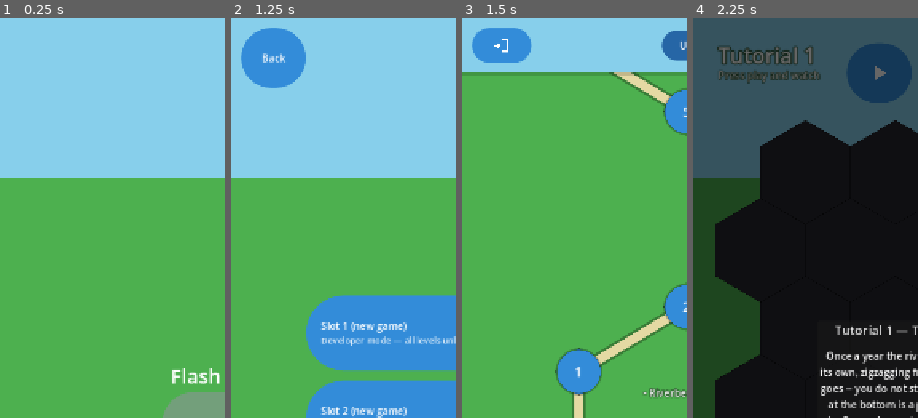
Above: before the commit, frames 1-4 (left to right).
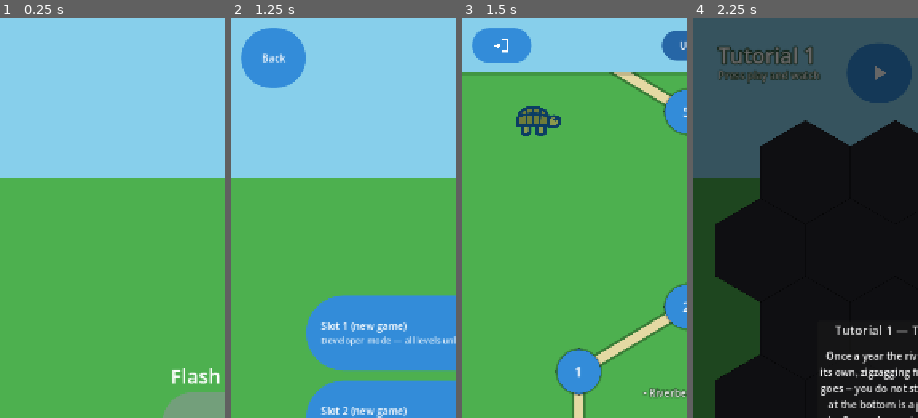
Above: after the commit, the same moments.

Repository: jitternoise/sunny_balcony
Game: Godot game, scene res://scenes/MainMenu.tscn
The game is run twice, just before and just after one commit, with the same random seed, the same clock (stepped at 60 frames per second) and the same inputs.
Inputs (mouse positions are % of the whole screen's width and height, from its top left):
- Up to frame 1 (0.25 s): no input
- Up to frame 2 (1.25 s): click "New Game" at 0.5 s
- Up to frame 3 (1.5 s): click (50, 39) at 1.25 s
- Up to frame 4 (2.25 s): click "T1" at 2 s
The pictures show only the part of the screen within x 0-50%, y 0-50%; the shares and areas given below are measured in that part.

Frames 1-2 are identical in both runs. In frame 3, 1.1% of the frame differs, in the area x 24-44%, y 22-30%; in frame 4, nothing differs.

Commit message:
Stand each band's animal beside the Level Select trail
One per band at its fifth level, on the side the trail swings away from,
standing until the band's ten levels are done and drinking after.
Decoration only. VerifyLevelMap grows to 155 checks.

Co-Authored-By: Claude Opus 5 <noreply@anthropic.com>

Diff:
--- a/game/scripts/ui/LevelSelect.gd
+++ b/game/scripts/ui/LevelSelect.gd
@@ -182,6 +182,11 @@
 const GROUP_GAP := 84.0 # extra room inserted where a new chapter begins
 const NODE_AMPLITUDE := 200.0 # how far the trail swings either side of centre
 const NODE_PHASE := PI / 3.0
+## The band's animal (Characters) stands beside the trail at the middle of
+## its ten levels, on the side the trail is swinging away from, this far
+## from the centre as a fraction of the map's width, and this big.
+const ANIMAL_OFFSET := 0.32
+const ANIMAL_SIZE := 96.0
 ## The design width the trail was laid out against. Under
 ## stretch/aspect=expand the logical viewport is at least this wide and can
 ## be wider (a 4:3 tablet, an unfolded foldable), so the live width is read
@@ -432,6 +437,18 @@
 		map_root.add_child(_build_group_label(
 			entry["name"], content_height - entry["offset"]))
 
+	# One animal per band, at the band's middle level, standing until the
+	# band's ten levels are all done and drinking after. Built here rather
+	# than once because the whole map is rebuilt from scratch above.
+	for k in range(Backdrop.PALETTES.size()):
+		@warning_ignore("integer_division")
+		var mid_slot := slot_of_level(k * Backdrop.DECADE + Backdrop.DECADE / 2)
+		var side := -signf(sin(mid_slot * NODE_PHASE))
+		if side == 0.0:
+			side = 1.0
+		map_root.add_child(_build_band_animal(k, Vector2(
+			_map_left + _map_width * (0.5 + ANIMAL_OFFSET * side), points[mid_slot].y)))
+
 	# Where the view opens. A brand-new save should land on the tutorial
 	# rather than on level 1 -- which is unlocked from the very first launch
 	# and would otherwise always win this.
@@ -553,6 +570,40 @@
 	return button
 
 
+## The band's animal(s) on the map, centred on `center`: one TextureRect
+## per animal at the pool, side by side, drinking once every level of the
+## band is complete and standing until then. Decoration only -- it takes
+## no input, so VerifyTouchTargets has nothing to measure.
+func _build_band_animal(band: int, center: Vector2) -> Control:
+	var slugs: Array = Characters.CAST[band]["slugs"]
+	var pose := 4 if _band_complete(band) else 2
+	var group := Control.new()
+	group.name = "animal_%d" % band
+	group.mouse_filter = Control.MOUSE_FILTER_IGNORE
+	group.size = Vector2(ANIMAL_SIZE * slugs.size(), ANIMAL_SIZE)
+	group.position = center - group.size * 0.5
+	for i in range(slugs.size()):
+		var sprite := TextureRect.new()
+		sprite.name = "sprite_%d" % i
+		sprite.mouse_filter = Control.MOUSE_FILTER_IGNORE
+		sprite.expand_mode = TextureRect.EXPAND_IGNORE_SIZE
+		sprite.stretch_mode = TextureRect.STRETCH_KEEP_ASPECT_CENTERED
+		sprite.size = Vector2(ANIMAL_SIZE, ANIMAL_SIZE)
+		sprite.position = Vector2(ANIMAL_SIZE * i, 0.0)
+		sprite.texture = Characters.pose_texture(slugs[i], pose)
+		group.add_child(sprite)
+	return group
+
+
+## Every level of band `band` (ten of them) is complete.
+static func _band_complete(band: int) -> bool:
+	var first := band * Backdrop.DECADE + Backdrop.FIRST_LEVEL
+	for level in range(first, first + Backdrop.DECADE):
+		if not GameState.completed_levels.has(level):
+			return false
+	return true
+
+
 ## The index into GROUPS of the chapter that starts at `level_number`, or
 ## -1 if no chapter starts there.
 func _group_index_starting_at(level_number: int) -> int:
--- a/game/tests/VerifyLevelMap.gd
+++ b/game/tests/VerifyLevelMap.gd
@@ -148,6 +148,35 @@
 			Backdrop.PALETTES[0]["sky"].lerp(Backdrop.PALETTES[1]["sky"], 0.5)),
 		"and the sky fades the same way")
 
+	print("One animal per band stands beside the trail")
+	var animals := {}
+	for child in map.get_children():
+		if child.name.begins_with("animal_"):
+			animals[int(child.name.trim_prefix("animal_"))] = child
+	_check(animals.size() == Backdrop.PALETTES.size(), "ten animals on the map (%d)" % animals.size())
+	for k in range(Backdrop.PALETTES.size()):
+		if not animals.has(k):
+			continue
+		var group: Control = animals[k]
+		var centre: Vector2 = group.position + group.size * 0.5
+		var mid_slot: int = screen.slot_of_level(k * Backdrop.DECADE + 5)
+		var node: Vector2 = map.points[mid_slot]
+		_check(is_equal_approx(centre.y, node.y), "animal %d stands level with level %d" % [k, k * Backdrop.DECADE + 5])
+		_check(centre.x > screen._map_left and centre.x < screen._map_left + screen._map_width,
+			"animal %d is inside the map's width" % k)
+		var map_centre: float = screen._map_left + screen._map_width * 0.5
+		_check(signf(centre.x - map_centre) != signf(node.x - map_centre) or is_zero_approx(node.x - map_centre),
+			"animal %d is on the far side of the trail from its node" % k)
+		_check(map.colour_at(centre.y, "ground") == Backdrop.PALETTES[k]["ground"],
+			"animal %d stands on its own band's ground" % k)
+		var slugs: Array = Characters.CAST[k]["slugs"]
+		_check(group.get_child_count() == slugs.size(), "animal %d shows %d sprite(s)" % [k, slugs.size()])
+		_check(group.mouse_filter == Control.MOUSE_FILTER_IGNORE and group.get_child(0).mouse_filter == Control.MOUSE_FILTER_IGNORE,
+			"animal %d takes no input" % k)
+		var pose := 4 if k == 0 else 2 # the fixture has completed levels 1-15: band 0 done, band 1 half
+		_check((group.get_child(0) as TextureRect).texture == Characters.pose_texture(slugs[0], pose),
+			"animal %d is %s" % [k, "drinking, its ten levels done" if pose == 4 else "standing"])
+
 	print("The header's sky follows the band in the middle of the screen")
 	var scroll: ScrollContainer = screen.get_node("ScrollContainer")
 	var header: ColorRect = screen.get_node("HeaderBar")
Not shown, changed: CLAUDE.md
Not shown, changed: dev-progress.md
Not shown, changed: open-items.md
